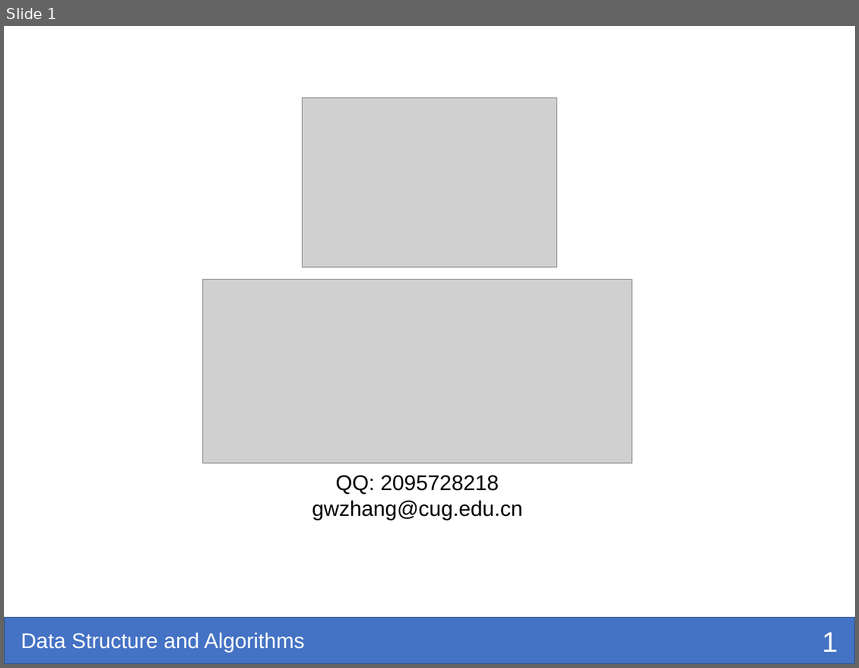
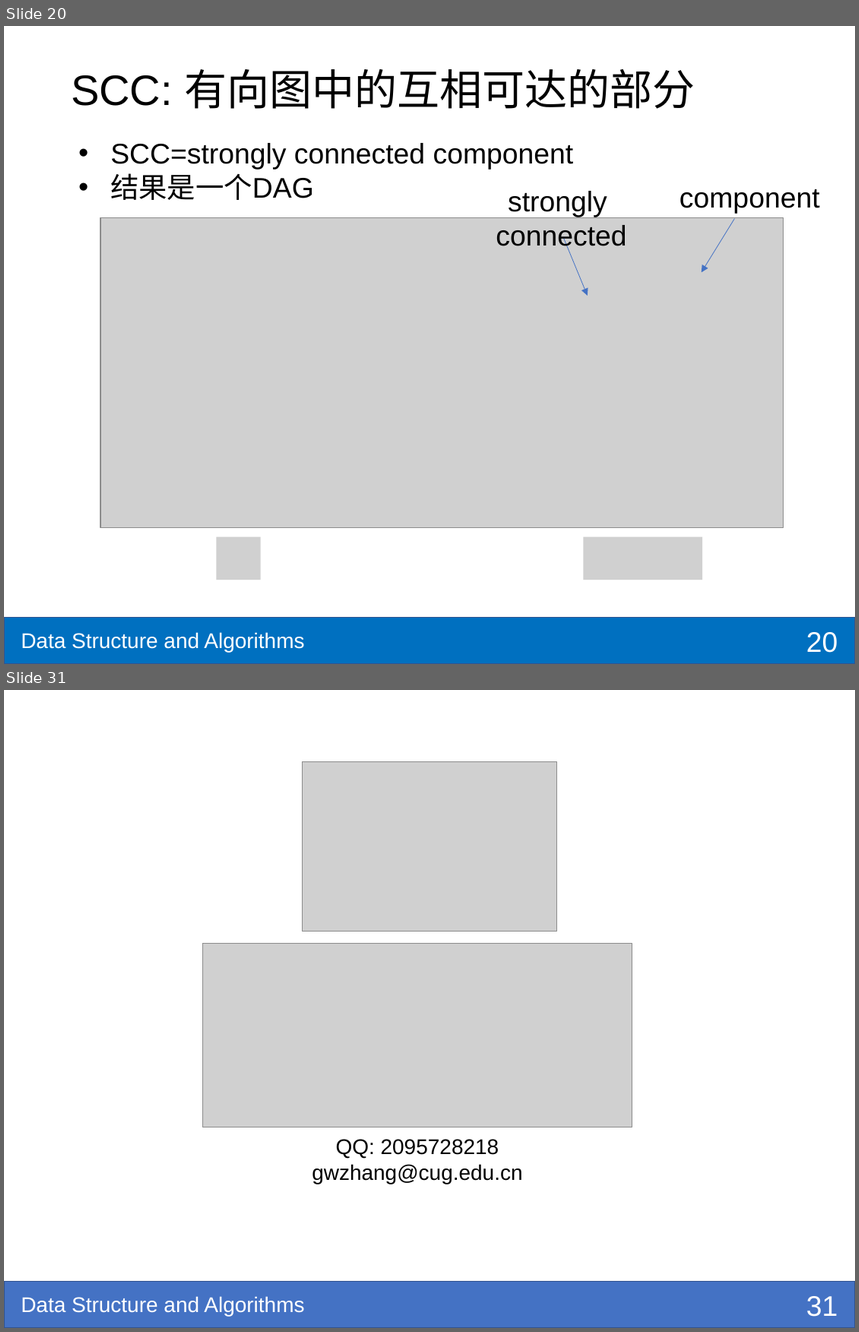
Before and after one commit to shzaiz/dx-public, a slide deck: notes/notes/ds-algo/ch14-dfs.pptx. Shown one above the other, each under a label of ours: slide 1 before the commit, slides 20 and 31 after it; the slides between them are not shown. The pictures are 859x668 and 859x1332 pixels, drawn with LibreOffice and Linux fonts; fonts in the diff are those of the drawing; grey boxes stand for pictures; background and template pictures are left out. Boxes give left, top, right and bottom in pixels: in the first picture for what was removed or moved away, otherwise in the second. Text is boxed around its words. In the diff, an @@ line names an element or a change of style, - is before the commit and + after.

```diff
--- a/notes/notes/ds-algo/ch14-dfs.pptx
+++ b/notes/notes/ds-algo/ch14-dfs.pptx
@@ slide 20 added at (x1=4, y1=26, x2=855, y2=664), background #FFFFFF; not listed: 1 template element that a slide beside it also shows @@
@@ title added at (x1=71, y1=69, x2=696, y2=109), 36 pt, text #000000 @@
+SCC: 有向图中的互相可达的部分
@@ text added at (x1=110, y1=143, x2=574, y2=200), 24 pt, text #000000 @@
+• SCC=strongly connected component
+• 结果是一个DAG
@@ text added at (x1=496, y1=191, x2=626, y2=252), 24 pt, text #000000 @@
+strongly
+connected
@@ text added at (x1=680, y1=189, x2=820, y2=214), 24 pt, text #000000 @@
+component
@@ picture added at (x1=101, y1=218, x2=783, y2=528) @@
@@ arrow added from (734, 218) to (701, 273), #4472C4 0.5 pt @@
@@ arrow added from (563, 237) to (588, 296), #4472C4 0.5 pt @@
@@ picture added at (x1=216, y1=537, x2=260, y2=580) @@
@@ picture added at (x1=584, y1=537, x2=703, y2=580) @@
@@ rectangle added at (x1=4, y1=617, x2=855, y2=664), fill #0070C0, outline #325491 1 pt @@
@@ page number added at (x1=807, y1=632, x2=838, y2=653), 24 pt, text #FFFFFF @@
+20
@@ what was slide 1 is now slide 31 @@
@@ page number at (x1=807, y1=1296, x2=838, y2=1317): text changed @@
-1
+31
```
Also in this commit, not shown: 28 other slides added, 21 other files.
